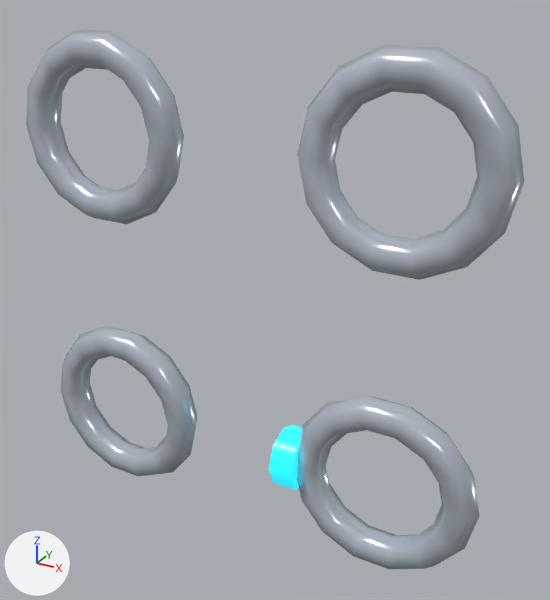
What one commit did to the glTF model game/assets/structures/tower_skywatch_damage_s2.glb.
Rendered twice from a 50 mm camera at (0.321, 0.958, 2.134) aimed at (0.025, 1.496, 1.865). The axes (+X, +Y, +Z) are drawn at lower left. The lights are the same throughout. The first picture is the older version. Where no turn or scale is listed for an object, it has been applied to the vertices. Vertices at exactly the same position are counted once.

In view in the first picture: 'skywatch_crown0', 'skywatch_crown1', 'skywatch_crown2', 'skywatch_crown3', 'skywatch_up_damage_l2_stud'.
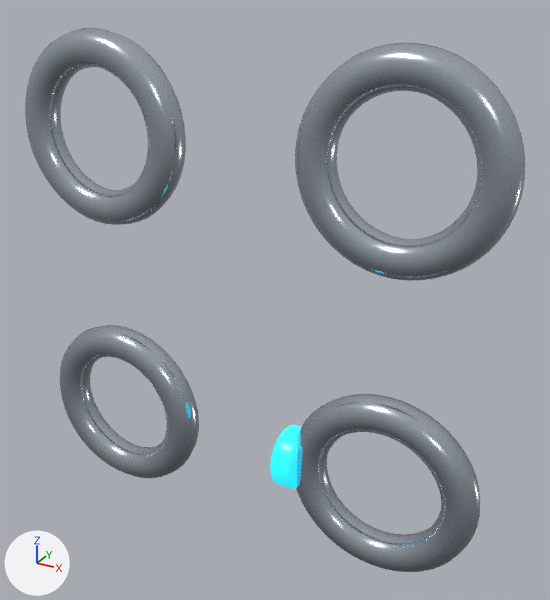
What differs and where, as boxes (x1, y1, x2, y2) in the pictures (550 x 600 px):
'skywatch_crown1', surface changed, reshaped
    before: (297, 45, 524, 280)
    after: (295, 43, 525, 280)
'skywatch_crown0', surface changed
    both: (297, 396, 480, 569)
'skywatch_crown3', surface changed
    both: (26, 30, 184, 224)
'skywatch_crown2', surface changed
    both: (61, 326, 197, 476)

Edits to the bpy script that builds the scene:
```text
Change mat_chrome:
    mat_chrome.metallic: 0.4 -> 0.95
Change me_mesh_1:
    used by ob_skywatch_crown1; location = (0.14, 1.48, 2.0)
    remove me_mesh_1.from_pydata(...)  # 105 vertices, 168 faces; spans x -0.086..0.086, y -0.014..0.014, z -0.084..0.084
    add me_mesh_1.from_pydata(...)  # 637 vertices, 1152 faces; spans x -0.086..0.086, y -0.016..0.016, z -0.086..0.086
    me_mesh_1 part 1: 84 vertices removed from x -0.077..0.077, y -0.014..0.014, z -0.084..0.084; 616 vertices added at x -0.085..0.085, y -0.016..0.016, z -0.086..0.086
```
